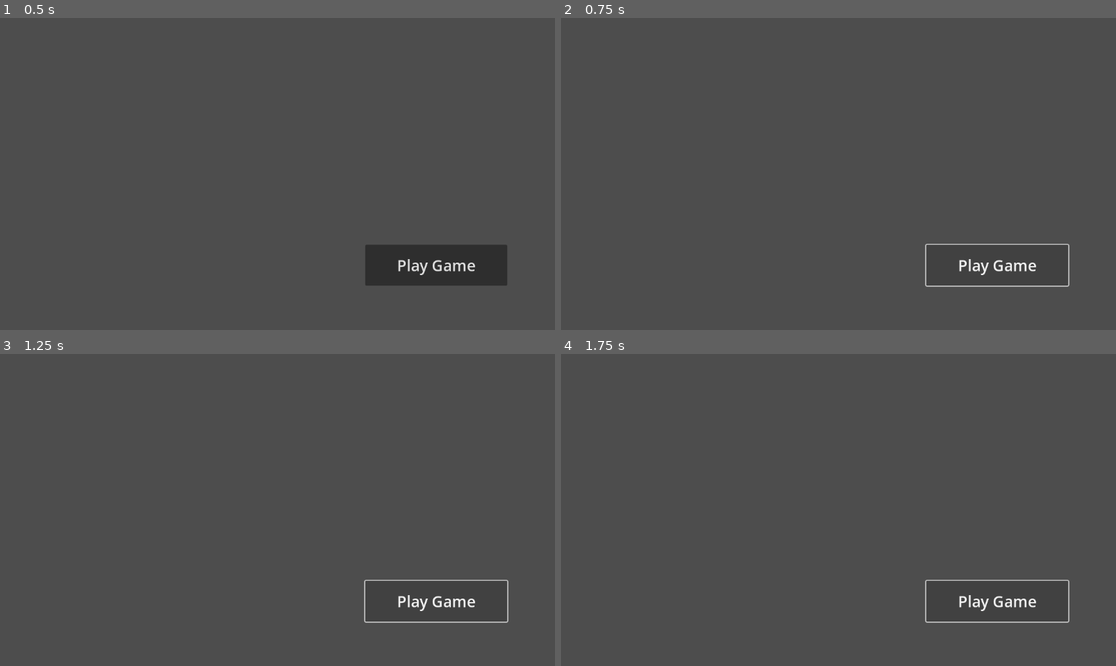
Above: before the commit, frames 1-4 (two rows, left to right).
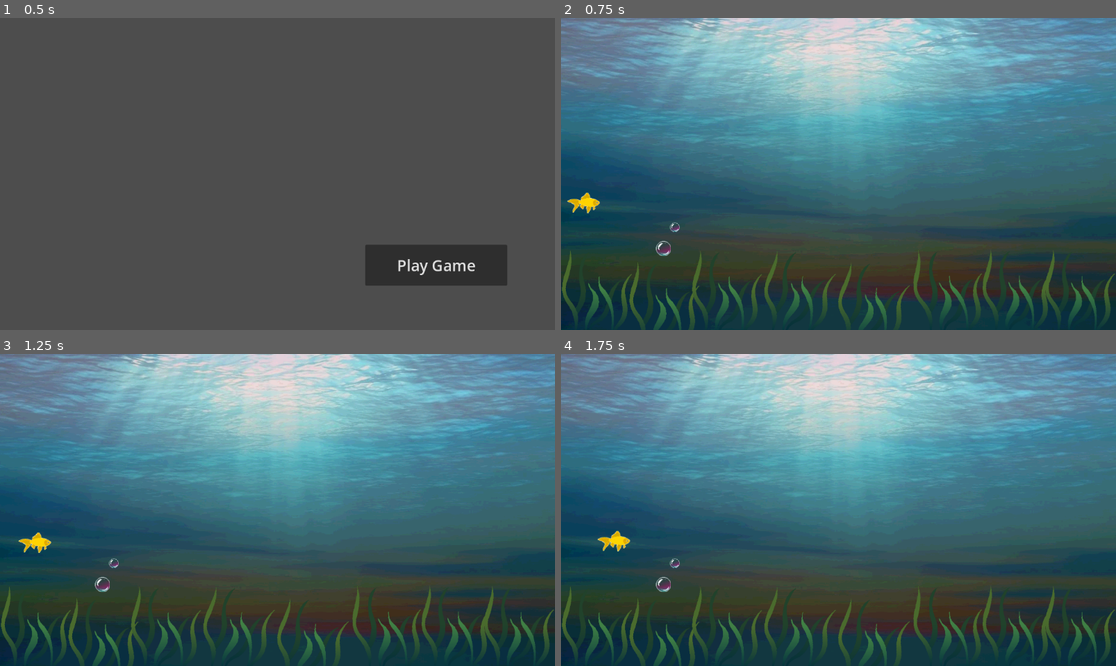
Above: after the commit, the same moments.

Repository: ColinNeary/Bait-and-Switch
Game: Godot game, scene res://UI/Main Menu.tscn
The game is run twice, just before and just after one commit, with the same random seed, the same clock (stepped at 60 frames per second) and the same inputs.
Inputs (mouse positions are in pixels of both pictures, inside the frame that each line leads up to):
- Up to frame 1 (0.5 s): no input
- Up to frame 2 (0.75 s): click "Play Game" at 0.5 s
- Up to frame 3 (1.25 s): no input
- Up to frame 4 (1.75 s): click (999, 600) at 1.25 s, where only the run before the commit has a clickable "Play Game"

Frame 1 is identical in both runs. In frame 2, 92% of the frame differs, in the area x 0-100%, y 0-100%; in frame 3, 92%; in frame 4, 92%.

Commit message:
Completed basic scenery

Diff:
--- a/bait-and-switch/Scenes/Game/Game.tscn
+++ b/bait-and-switch/Scenes/Game/Game.tscn
@@ -1,9 +1,3 @@
-[gd_scene load_steps=6 format=3 uid="uid://cui1c0ifu1yoh"]
-
-[ext_resource type="Script" uid="uid://b6wh5ewydaep5" path="res://Scenes/Game/game.gd" id="1_hqwdr"]
-[ext_resource type="PackedScene" uid="uid://p5sqwa0ax0bk" path="res://Scenes/Fishes/fish.tscn" id="2_ln2h6"]
-[ext_resource type="Script" uid="uid://c7u1ravjdncec" path="res://Scenes/Kill Zone/kill_zone.gd" id="4_ln2h6"]
-[ext_resource type="PackedScene" uid="uid://40skl5m1k7fn" path="res://Scenes/Spawner/Spawner.tscn" id="4_y3kpf"]
 [gd_scene load_steps=14 format=3 uid="uid://cui1c0ifu1yoh"]
 
 [ext_resource type="Script" uid="uid://b6wh5ewydaep5" path="res://Scenes/Game/game.gd" id="1_hqwdr"]
@@ -49,8 +43,6 @@
 
 [node name="Camera2D" type="Camera2D" parent="."]
 
-[node name="Fish" parent="." instance=ExtResource("2_ln2h6")]
-position = Vector2(-577, 55)
 [node name="Backdrop01" type="Sprite2D" parent="."]
 position = Vector2(-16, -62)
 texture = ExtResource("2_3586x")
@@ -77,10 +69,6 @@
 position = Vector2(1078, -56)
 shape = SubResource("RectangleShape2D_iv3md")
 
-[node name="Spawner" parent="." instance=ExtResource("4_y3kpf")]
-position = Vector2(1, 69)
-
-[connection signal="body_entered" from="Right Kill Zone" to="Right Kill Zone" method="_on_body_entered"]
 [node name="Seaweed1" type="AnimatedSprite2D" parent="."]
 position = Vector2(-497, 240.625)
 scale = Vector2(0.75, 1.1283334)
